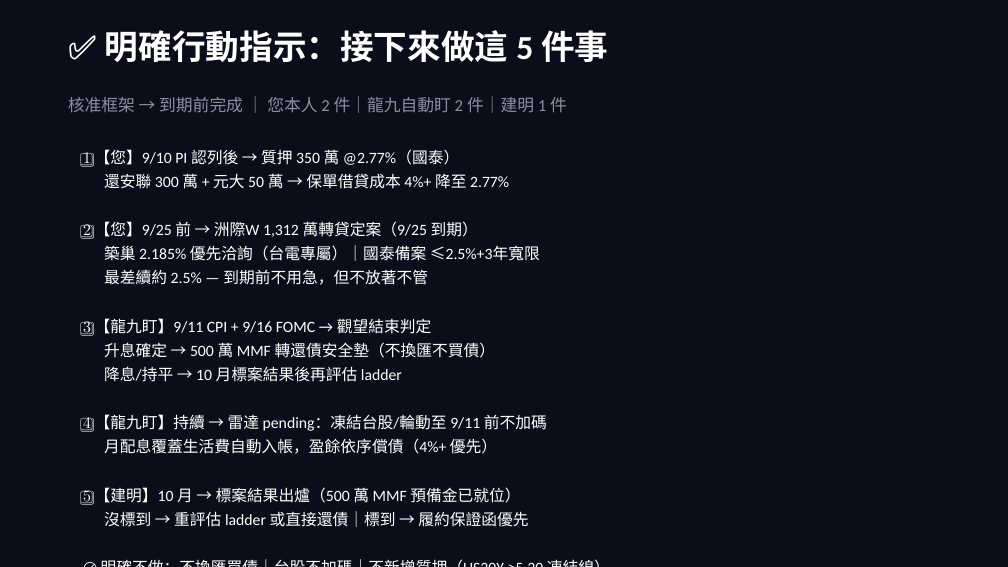
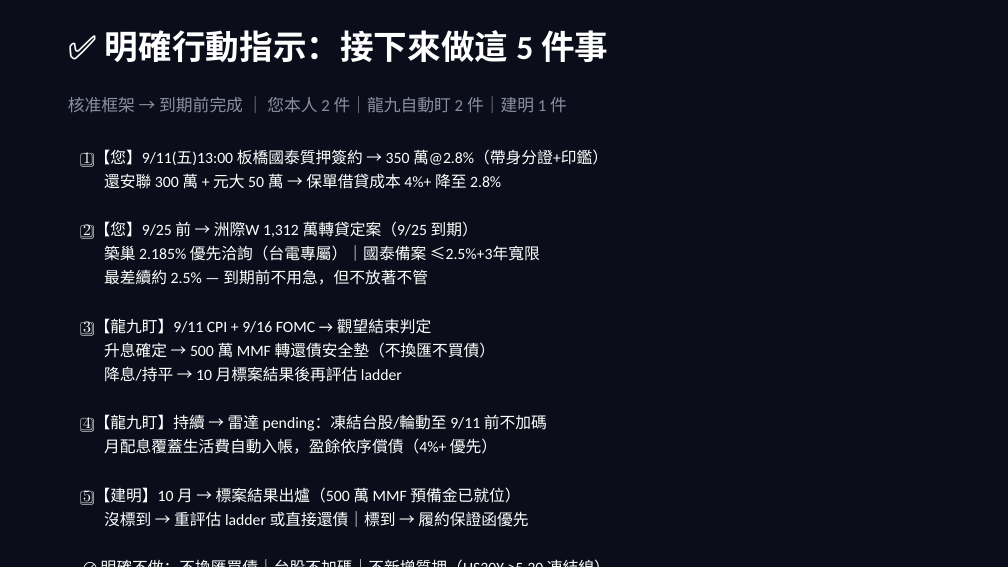
Before and after one commit to b0988321088/longjiu-dashboard-2, a slide deck: slide 10 of 大轉向資產配置策略_final.pptx. Drawn at 1008x567 pixels with LibreOffice and Linux fonts; fonts in the diff are those of the drawing. Boxes give left, top, right and bottom in pixels: in the first picture for what was removed or moved away, otherwise in the second. Text is boxed around its words. In the diff, an @@ line names an element or a change of style, - is before the commit and + after.

```diff
--- a/大轉向資產配置策略_final.pptx
+++ b/大轉向資產配置策略_final.pptx
@@ text at box(83, 149, 608, 189): text changed @@
-1️⃣ 【您】9/10 PI 認列後 → 質押 350 萬 @2.77%（國泰）
-還安聯 300 萬 + 元大 50 萬 → 保單借貸成本 4%+ 降至 2.77%
+1️⃣ 【您】9/11(五)13:00 板橋國泰質押簽約 → 350 萬@2.8%（帶身分證+印鑑）
+還安聯 300 萬 + 元大 50 萬 → 保單借貸成本 4%+ 降至 2.8%
```
Also in this commit, not shown: 10 other slides changed, 2 other files.
